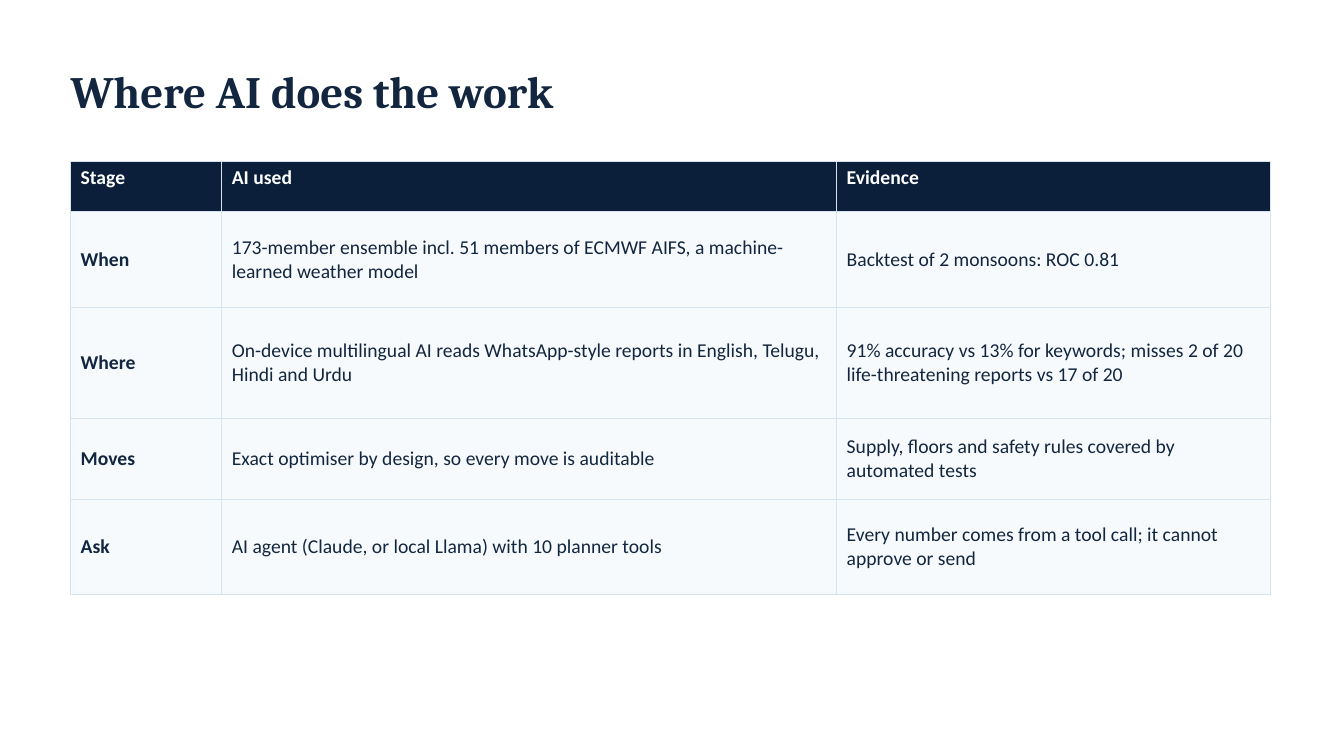
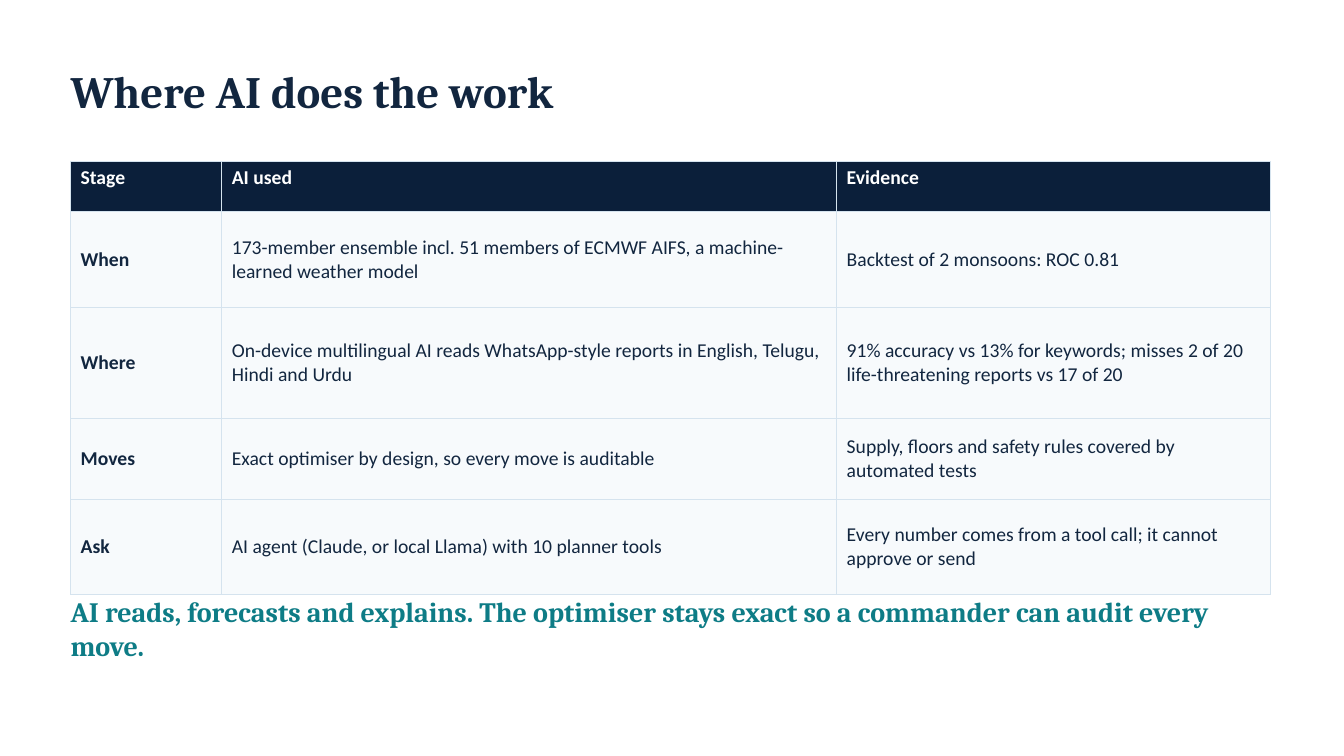
Before and after one commit to Rohanarekatla/CipherCop-2026, a slide deck: slide 14 of submission/3_Presentation/CipherCop2026_AI-vengers_Presentation.pptx (slide 5 before the commit). Drawn at 1344x756 pixels with LibreOffice and Linux fonts; fonts in the diff are those of the drawing. Boxes give left, top, right and bottom in pixels: in the first picture for what was removed or moved away, otherwise in the second. Text is boxed around its words. In the diff, an @@ line names an element or a change of style, - is before the commit and + after.

Commit message:
Deck: screenshots of every step, AI-NETRA evidence, water flow, camera AI and FireSight
19 slides. Adds scripts/deck/shots.mjs to retake the screenshots from the local app, draws the forecast-skill chart with shapes so it renders in every viewer, and replaces the Pages link with the local run command.

```diff
--- a/submission/3_Presentation/CipherCop2026_AI-vengers_Presentation.pptx
+++ b/submission/3_Presentation/CipherCop2026_AI-vengers_Presentation.pptx
@@ text added at (71,602,1208,657), 20 pt, text #0E7C86, bold @@
+AI reads, forecasts and explains. The optimiser stays exact so a commander can audit every move.
```
Also in this commit, not shown: 7 other slides changed, 7 slides added, 35 other files.
